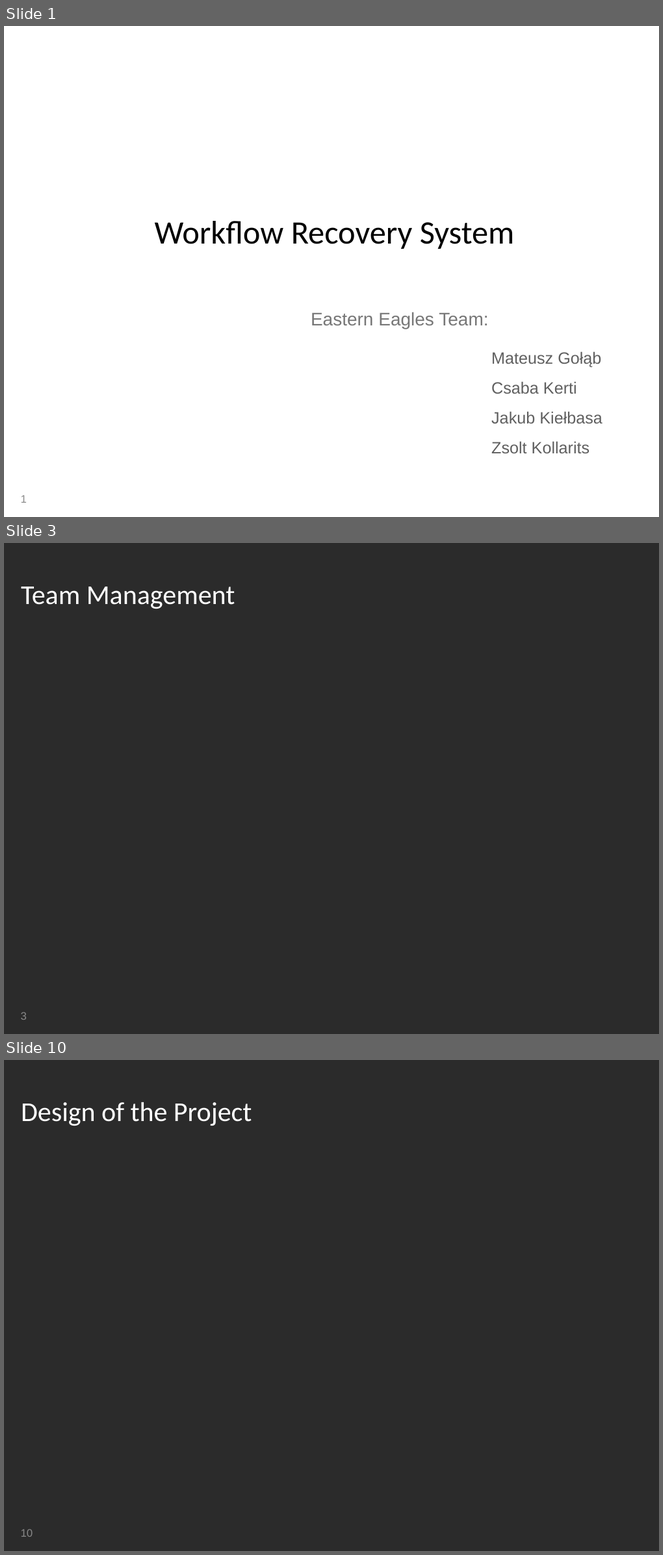
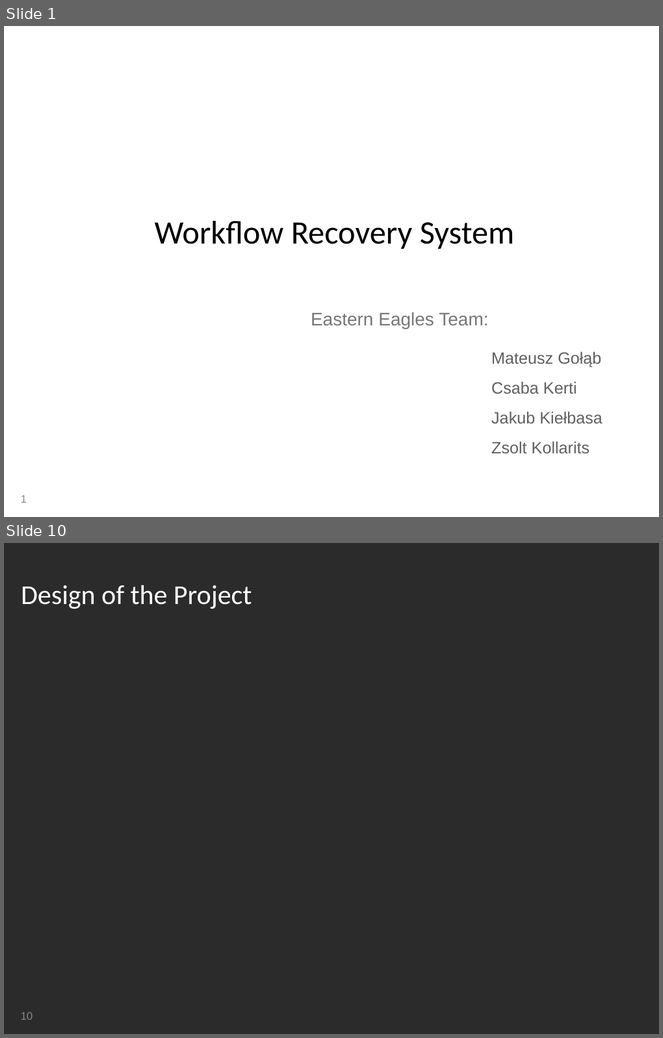
Before and after one commit to mateuszgolab/applications-in-high-end-computing, a slide deck: Presentation/Group Presentation - Kuba.ppt. Shown one above the other, each under a label of ours: slides 1, 3 and 10 before the commit, slides 1 and 10 after it; the slides between them are not shown. The pictures are 663x1555 and 663x1038 pixels, drawn with LibreOffice and Linux fonts; fonts in the diff are those of the drawing; background and template pictures are left out; a plain dark background stands for a picture behind light text. Boxes give left, top, right and bottom in pixels: in the first picture for what was removed or moved away, otherwise in the second. Text is boxed around its words. In the diff, an @@ line names an element or a change of style, - is before the commit and + after.

Commit message:
1. Presentation - part with requirements and managements.

```diff
--- a/Presentation/Group Presentation - Kuba.ppt
+++ b/Presentation/Group Presentation - Kuba.ppt
@@ slide 3 removed at (4,543,659,1034), background picture (left out); not listed: 1 template element that a slide beside it also shows @@
@@ title removed at (21,587,235,609) @@
-Team Management
@@ page number removed at (21,1012,27,1020) @@
-3
```
Also in this commit, not shown: 4 slides changed, 4 slides added, 3 other slides removed, 6 other files.
